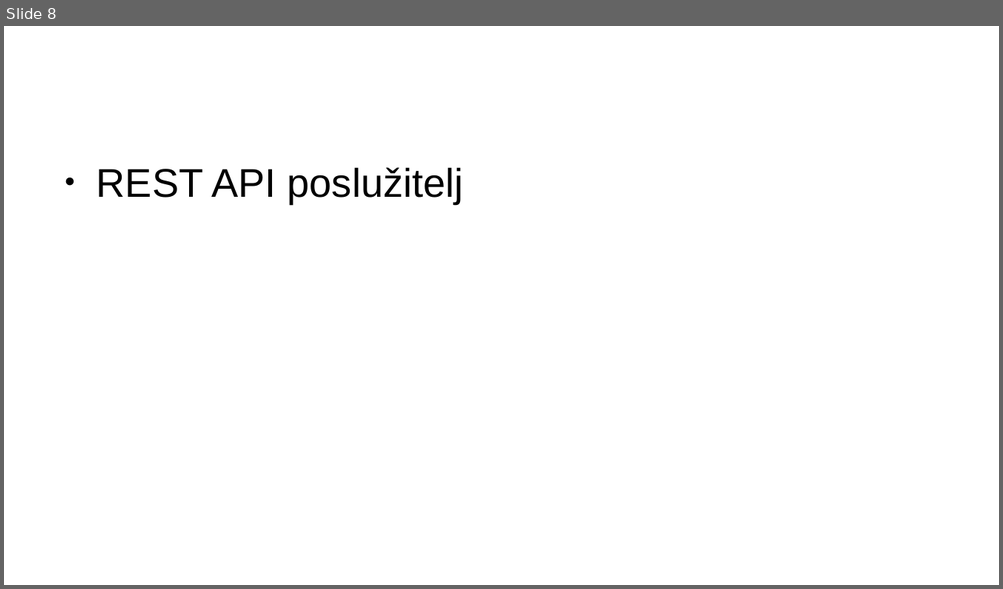
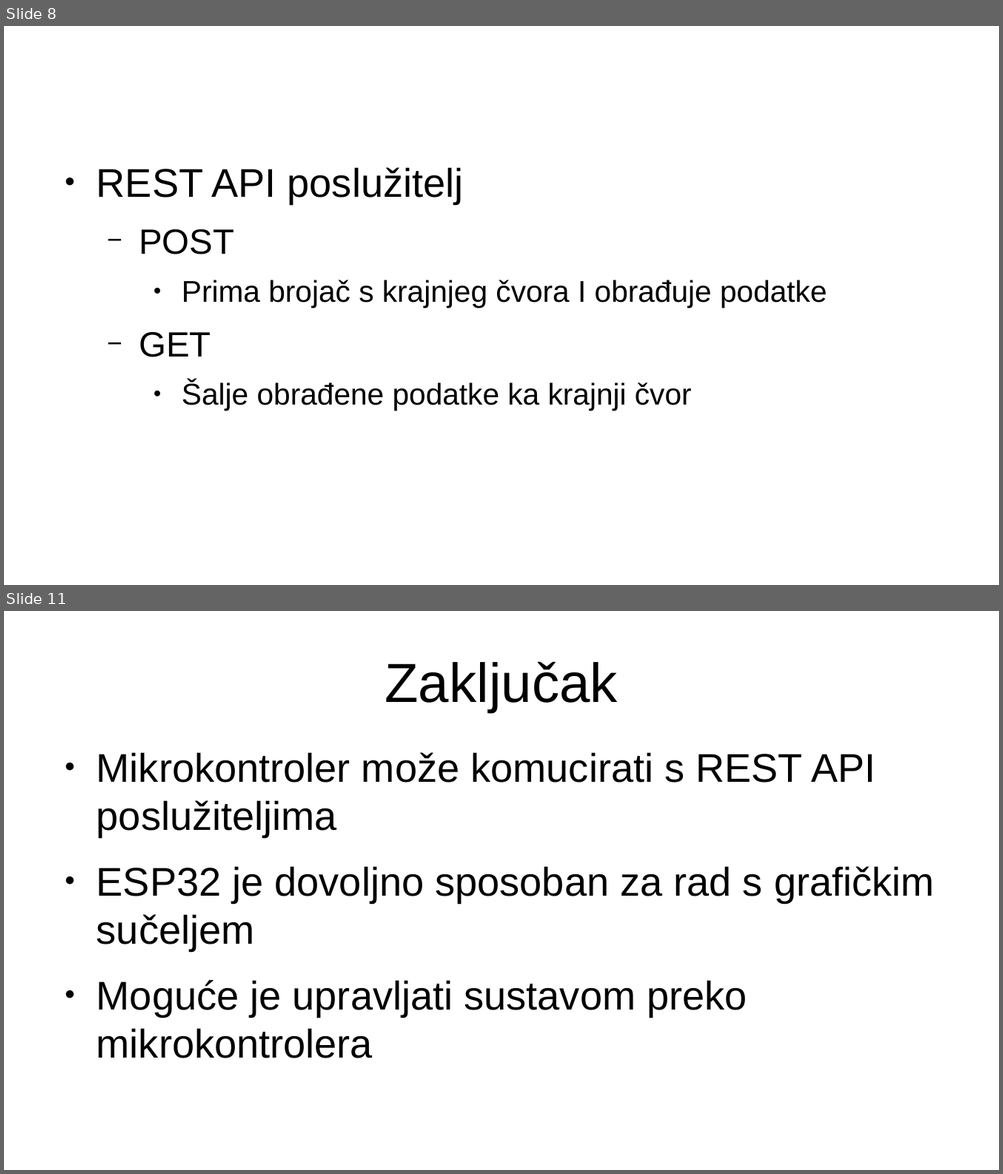
Before and after one commit to vuci359/SUAP, a slide deck: dokumentacija/SUAP_prezentacija.odp. Shown one above the other, each under a label of ours: slide 8 before the commit, slides 8 and 11 after it; the slides between them are not shown. The pictures are 1003x589 and 1003x1174 pixels, drawn with LibreOffice and Linux fonts; fonts in the diff are those of the drawing. Boxes give left, top, right and bottom in pixels: in the first picture for what was removed or moved away, otherwise in the second. Text is boxed around its words. In the diff, an @@ line names an element or a change of style, - is before the commit and + after.

```diff
--- a/dokumentacija/SUAP_prezentacija.odp
+++ b/dokumentacija/SUAP_prezentacija.odp
@@ slide 11 added at <box>4,611,999,1170</box>, background #FFFFFF @@
@@ title added at <box>384,661,617,712</box>, 44 pt, text #000000 @@
+Zaključak
@@ text added at <box>96,752,934,1059</box>, 32 pt, text #000000 @@
+● Mikrokontroler može komucirati s REST API poslužiteljima
+● ESP32 je dovoljno sposoban za rad s grafičkim sučeljem
+● Moguće je upravljati sustavom preko mikrokontrolera
@@ slide 8 changed as well @@
@@ text at <box>139,230,827,411</box>: paragraphs added @@
+  − POST
+    ● Prima brojač s krajnjeg čvora I obrađuje podatke
+  − GET
+    ● Šalje obrađene podatke ka krajnji čvor
```
Also in this commit, not shown: 3 other slides changed, 6 other slides added, 7 slides removed, 4 other files.
